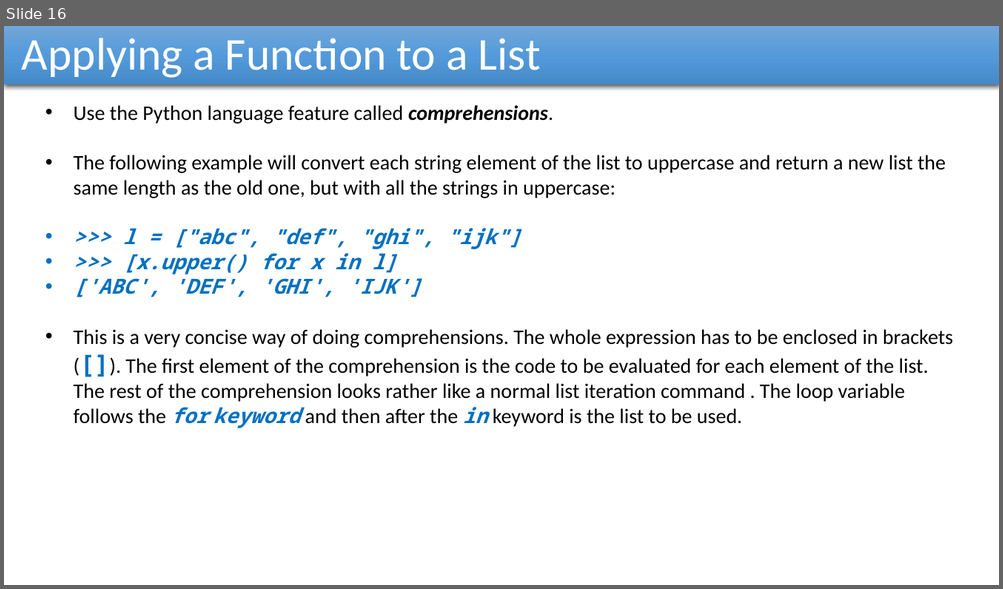
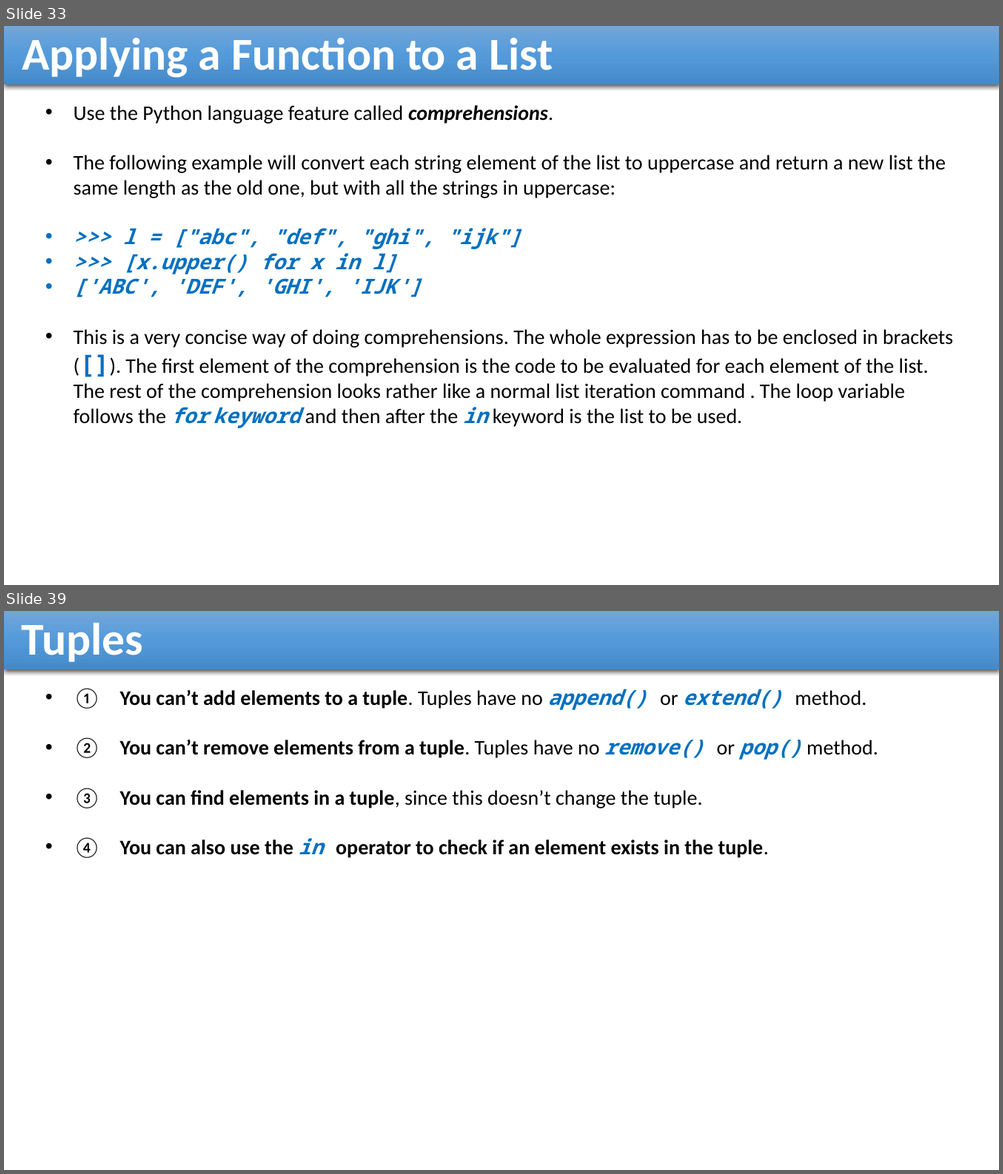
Before and after one commit to reza-arjmandi/rpi-course, a slide deck: session3/presentation/Python_List_And_Dictionaries.pptx. Shown one above the other, each under a label of ours: slide 16 before the commit, slides 33 and 39 after it; the slides between them are not shown. The pictures are 1003x589 and 1003x1174 pixels, drawn with LibreOffice and Linux fonts; fonts in the diff are those of the drawing. Boxes give left, top, right and bottom in pixels: in the first picture for what was removed or moved away, otherwise in the second. Text is boxed around its words. In the diff, an @@ line names an element or a change of style, - is before the commit and + after.

```diff
--- a/session3/presentation/Python_List_And_Dictionaries.pptx
+++ b/session3/presentation/Python_List_And_Dictionaries.pptx
@@ slide 39 added at bbox=[4, 611, 999, 1170], background #FFFFFF @@
@@ rectangle added at bbox=[4, 611, 999, 670], fill gradient #71A6DB to #559BDB to #448ACA, 44 pt, text #FFFFFF, bold @@
+Tuples
@@ text added at bbox=[74, 688, 878, 858], 20 pt, text #000000, bold @@
+• ① You can’t add elements to a tuple. Tuples have no append() or extend() method.
+• ② You can’t remove elements from a tuple. Tuples have no remove() or pop() method.
+• ③ You can find elements in a tuple, since this doesn’t change the tuple.
+• ④ You can also use the in operator to check if an element exists in the tuple.
@@ what was slide 16 is now slide 33 @@
@@ slide 33 changed as well @@
@@ rectangle "Applying a Function to a ..." at bbox=[4, 26, 999, 85]: bold on @@
```
Also in this commit, not shown: 14 other slides changed, 52 other slides added, 1 other file.
